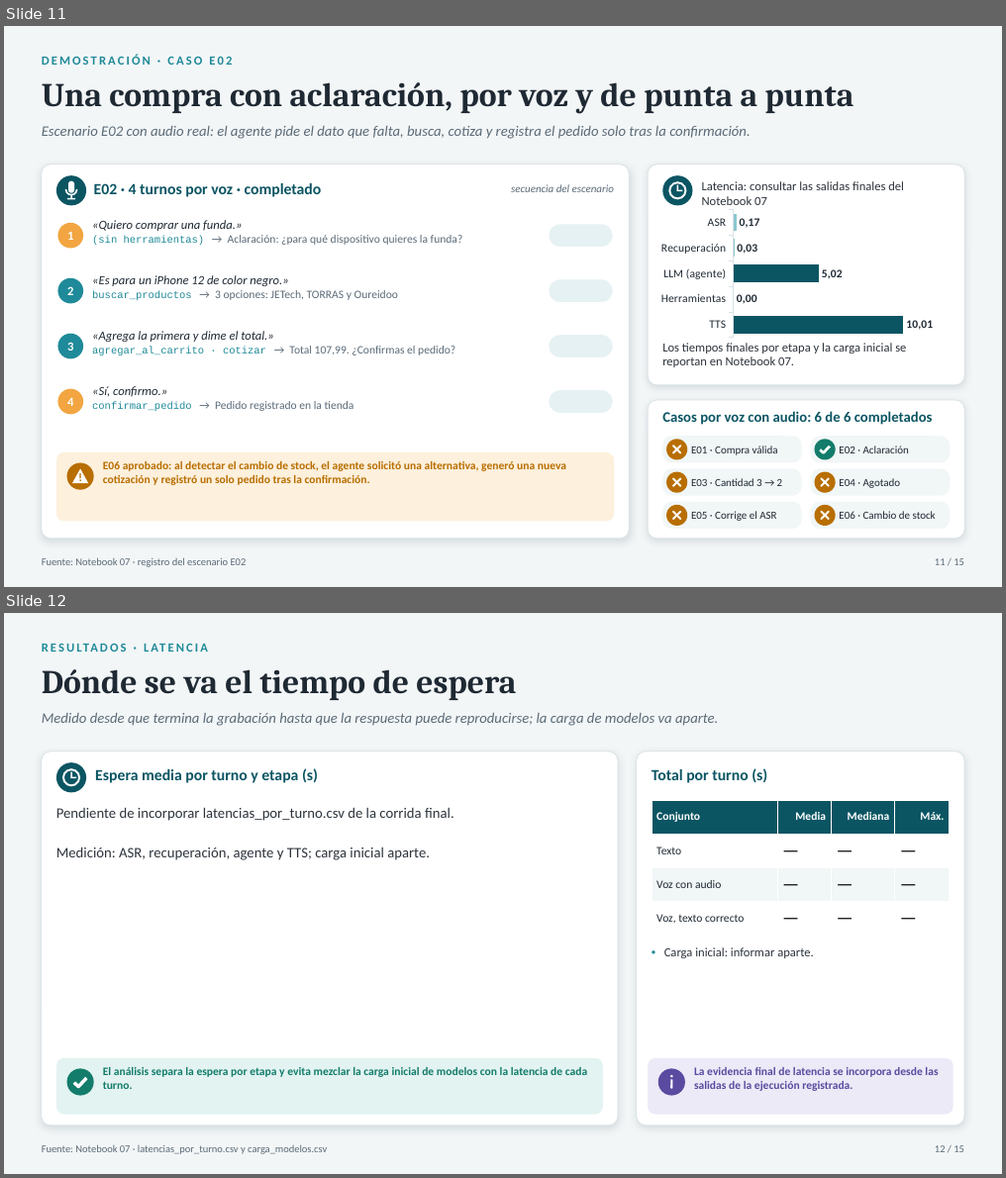
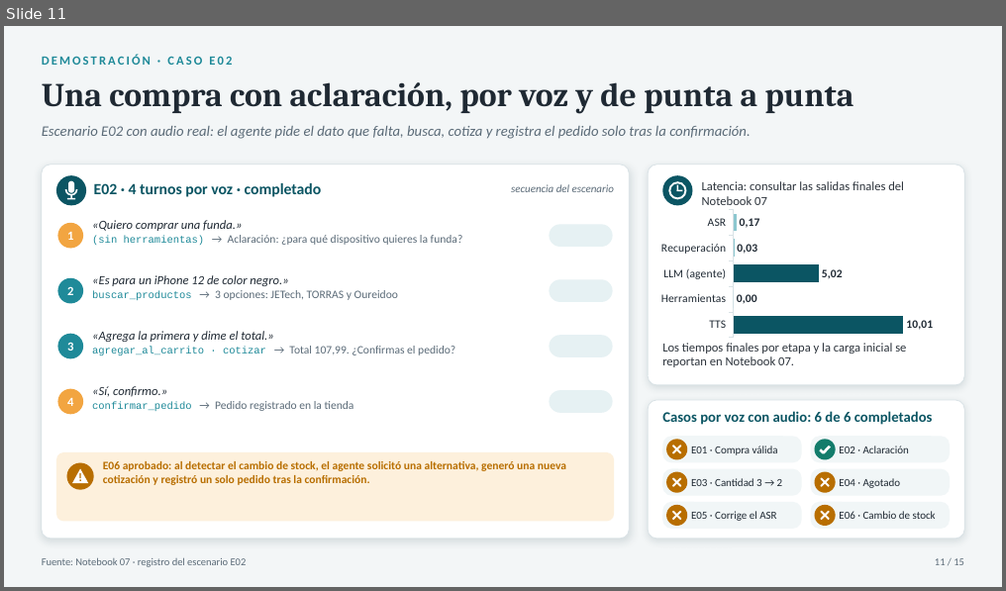
Before and after one commit to Codenid/asistente-compras-por-voz, a slide deck: Presentacion_Laboratorio4_actualizada.pptx. Shown one above the other, each under a label of ours: slides 11 and 12 before the commit, slide 11 after it. The pictures are 1006x1178 and 1006x591 pixels, drawn with LibreOffice and Linux fonts; fonts in the diff are those of the drawing. Boxes give left, top, right and bottom in pixels: in the first picture for what was removed or moved away, otherwise in the second. Text is boxed around its words. In the diff, an @@ line names an element or a change of style, - is before the commit and + after.

Commit message:
Eliminar diapositiva de latencia

```diff
--- a/Presentacion_Laboratorio4_actualizada.pptx
+++ b/Presentacion_Laboratorio4_actualizada.pptx
@@ slide 12 removed at box(4, 613, 1002, 1174), background #F3F6F7 @@
@@ text removed at box(42, 640, 715, 663) @@
-RESULTADOS · LATENCIA
@@ text removed at box(42, 669, 516, 700) @@
-Dónde se va el tiempo de espera
@@ text removed at box(42, 713, 718, 726) @@
-Medido desde que termina la grabación hasta que la respuesta puede reproducirse; la carga de modelos va aparte.
@@ rounded rectangle removed at box(42, 752, 618, 1126) @@
@@ rounded rectangle removed at box(637, 752, 964, 1126) @@
@@ group removed at box(56, 762, 86, 792): 2 rectangles, 1 ellipse, 1 donut @@
@@ text removed at box(95, 768, 318, 783) @@
-Espera media por turno y etapa (s)
@@ text removed at box(651, 768, 767, 783) @@
-Total por turno (s)
@@ text removed at box(56, 807, 454, 861) @@
-Pendiente de incorporar latencias_por_turno.csv de la corrida final.
-Medición: ASR, recuperación, agente y TTS; carga inicial aparte.
@@ table removed at box(651, 800, 949, 935), 4 rows, 4 columns @@
-Conjunto | Media | Mediana | Máx.
-Texto | — | — | —
-Voz con audio | — | — | —
-Voz, texto correcto | — | — | —
@@ text removed at box(664, 948, 814, 959) @@
-• Carga inicial: informar aparte.
@@ rounded rectangle removed at box(56, 1059, 603, 1115) @@
@@ ellipse removed at box(67, 1069, 94, 1096) @@
@@ freeform shape removed at box(74, 1078, 87, 1087) @@
@@ text removed at box(103, 1067, 587, 1089) @@
-El análisis separa la espera por etapa y evita mezclar la carga inicial de modelos con la latencia de cada turno.
@@ rounded rectangle removed at box(648, 1059, 953, 1115) @@
@@ ellipse removed at box(658, 1069, 685, 1096) @@
@@ ellipse removed at box(670, 1075, 672, 1078) @@
@@ rounded rectangle removed at box(671, 1079, 673, 1088) @@
@@ text removed at box(694, 1067, 938, 1091) @@
-La evidencia final de latencia se incorpora desde las salidas de la ejecución registrada.
@@ text removed at box(42, 1146, 327, 1155) @@
-Fuente: Notebook 07 · latencias_por_turno.csv y carga_modelos.csv
@@ text removed at box(935, 1146, 964, 1153) @@
-12 / 15
```
